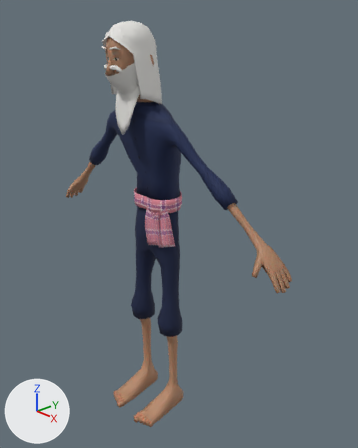
The Blender file assets/models/human_elder_male/human_elder_male_thin.blend as it was, and as the next commit left it.
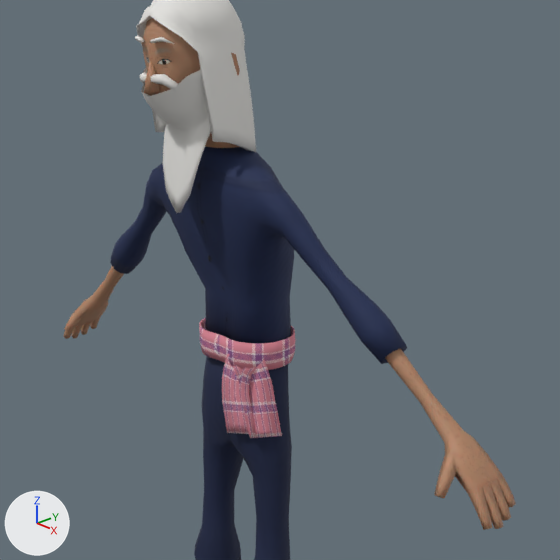
Each version appears first whole from a 50 mm camera at (1.455, -1.233, 1.662) aimed at (0.075, 0.054, 0.888), and next in a close-up on the part from 9% to 88% of the width and 6% to 69% of the height. Lighting does not change. The marker at lower left points along +X, +Y and +Z. The first two pictures are the older version.

In view in the first close-up: 'Body', 'Cloth_mohom', 'Cloth_mohom_sash', 'Cloth_mohom_sash_tails', 'Hair_long_white_beard'.
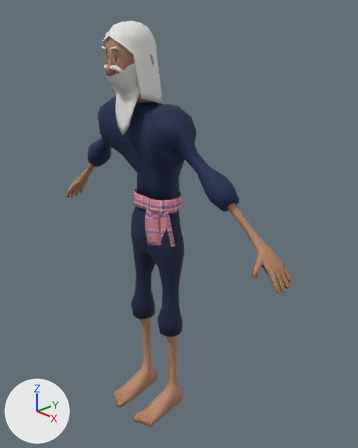
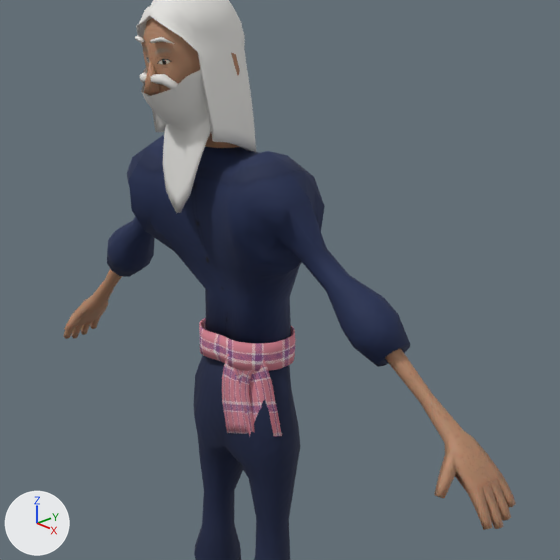
What the commit changed:
me_cloth_mohom is used by ob_cloth_mohom; location (0.0, 0.0, 0.0).
me_cloth_mohom had 537 vertices, 496 faces and spanned x -0.429..0.429, y -0.107..0.088, z 0.411..1.392.
me_cloth_mohom now has 537 vertices, 496 faces and spans x -0.434..0.434, y -0.157..0.095, z 0.411..1.394.
me_cloth_mohom part 1: 219 of 537 vertices moved; they spanned x -0.429..0.429, y -0.107..0.088, z 1.054..1.374 and now span x -0.434..0.434, y -0.157..0.095, z 1.048..1.394; mean shift (0.0, -0.001, 0.001); largest move (-0.14, -0.09, 1.275) -> (-0.155, -0.15, 1.256).
me_cloth_mohom part 2: 73 of 537 vertices moved; they spanned x -0.125..0.125, y -0.064..0.072, z 0.713..0.896 and now span x -0.14..0.14, y -0.076..0.084, z 0.711..0.897; mean shift (0.0, 0.0, -0.002); largest move (0.015, 0.044, 0.763) -> (0.006, 0.055, 0.753).

Location of each change, (x1, y1, x2, y2) in pixels of the close-ups (560 x 560 px; the box of a moved part takes in the faces that stretch with it):
'Cloth_mohom', reshaped
    before: (110, 147, 407, 560)
    after: (107, 135, 410, 560)
part 1 of me_cloth_mohom, moved or reshaped
    before: (110, 147, 407, 364)
    after: (107, 135, 410, 367)
part 2 of me_cloth_mohom, moved or reshaped
    before: (202, 356, 292, 527)
    after: (193, 355, 300, 527)
